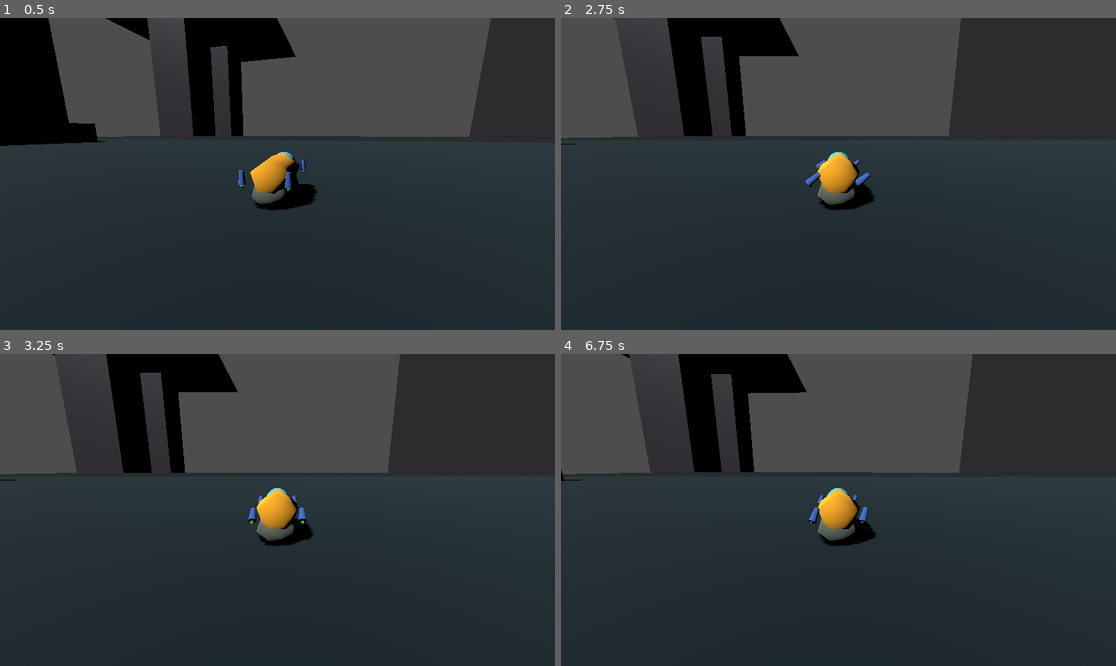
Above: before the commit, frames 1-4 (two rows, left to right).
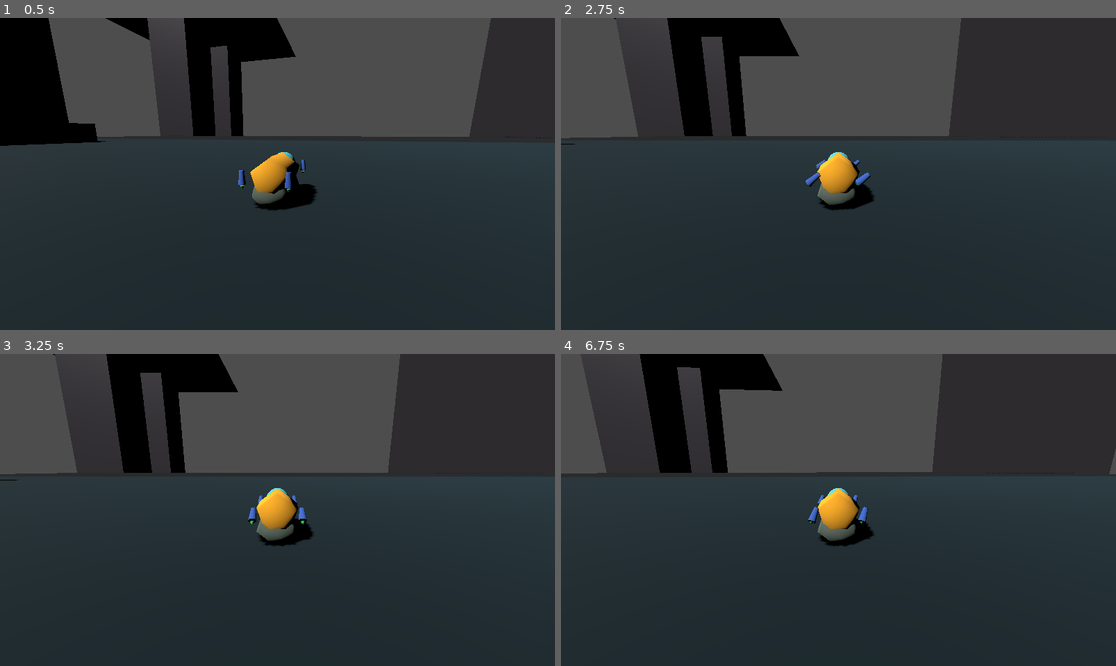
Above: after the commit, the same moments.

Repository: TaxiService/fcar
Game: Godot game, scene res://main.tscn
The game is run twice, just before and just after one commit, with the same random seed, the same clock (stepped at 60 frames per second) and the same inputs. The engine's default icon, where the game draws it, is replaced by a stand-in: a white triangle on a blue panel in a dark square.
Inputs (mouse positions are in pixels of both pictures, inside the frame that each line leads up to):
- Up to frame 1 (0.5 s): no input
- Up to frame 2 (2.75 s): move the mouse to (960, 158) at 0.52 s; hold D (strafe_right) 0.53-1.28 s; hold C (crouch) 0.53-1.28 s; click (960, 158) at 0.67 s; tap Space (jump) at 0.77, 1.52 s; move the mouse to (727, 189) at 1.27 s; hold S (backward) 1.28-2.03 s; tap Ctrl (toggle_com_compensation) at 1.35 s; move the mouse to (894, 105) at 2.02 s; hold D (strafe_right) from 2.03 s (still down); hold C (crouch) from 2.03 s (still down)
- Up to frame 3 (3.25 s): move the mouse to (249, 572) at 2.77 s; release D (strafe_right) at 2.78 s; release C (crouch) at 2.78 s; hold W (forward) from 2.78 s (still down); tap Ctrl (toggle_com_compensation) at 2.85 s; click (249, 572) at 2.92 s; tap Space (jump) at 3.02 s
- Up to frame 4 (6.75 s): move the mouse to (1005, 556) at 3.52 s; release W (forward) at 3.53 s; hold C (crouch) 3.53-4.28 s; hold A (strafe_left) 3.53-5.03 s; tap Space (jump) at 3.77, 4.52, 6.02 s; tap Enter at 4.25 s; move the mouse to (672, 463) at 4.27 s; tap Ctrl (toggle_com_compensation) at 4.35, 5.85 s; move the mouse to (866, 510) at 5.02 s; hold S (backward) 5.03-5.78 s; hold C (crouch) 5.03-5.78 s; click (866, 510) at 5.17 s; move the mouse to (755, 432) at 5.77 s; hold D (strafe_right) 5.78-6.53 s; move the mouse to (960, 494) at 6.52 s; hold W (forward) from 6.53 s (still down); hold C (crouch) from 6.53 s (still down)

Frame 1 is identical in both runs. In frame 2, less than 0.1% of the frame differs, in the area x 1-73%, y 0-62%; in frame 3, less than 0.1%; in frame 4, 10%, in the area x 0-100%, y 0-62%.

Commit message:
Update scene with default CoM compensation setting
🤖 Generated with [Claude Code](https://claude.com/claude-code)

Co-Authored-By: Claude Opus 4.5 <noreply@anthropic.com>

Diff:
--- a/main.tscn
+++ b/main.tscn
@@ -236,7 +236,6 @@
 script = ExtResource("1_fr0kx")
 roll_differential = 0.5
 debug_thrusters = true
-com_compensation_enabled = false
 
 [node name="CollisionShape3D" type="CollisionShape3D" parent="FCar"]
 shape = SubResource("BoxShape3D_eaf57")
